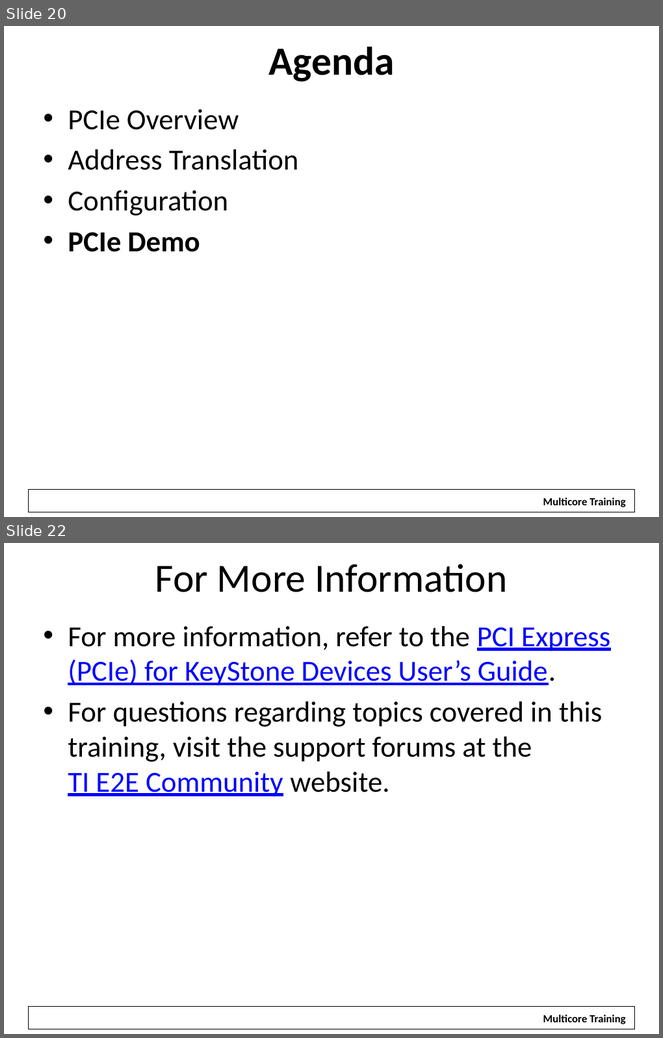
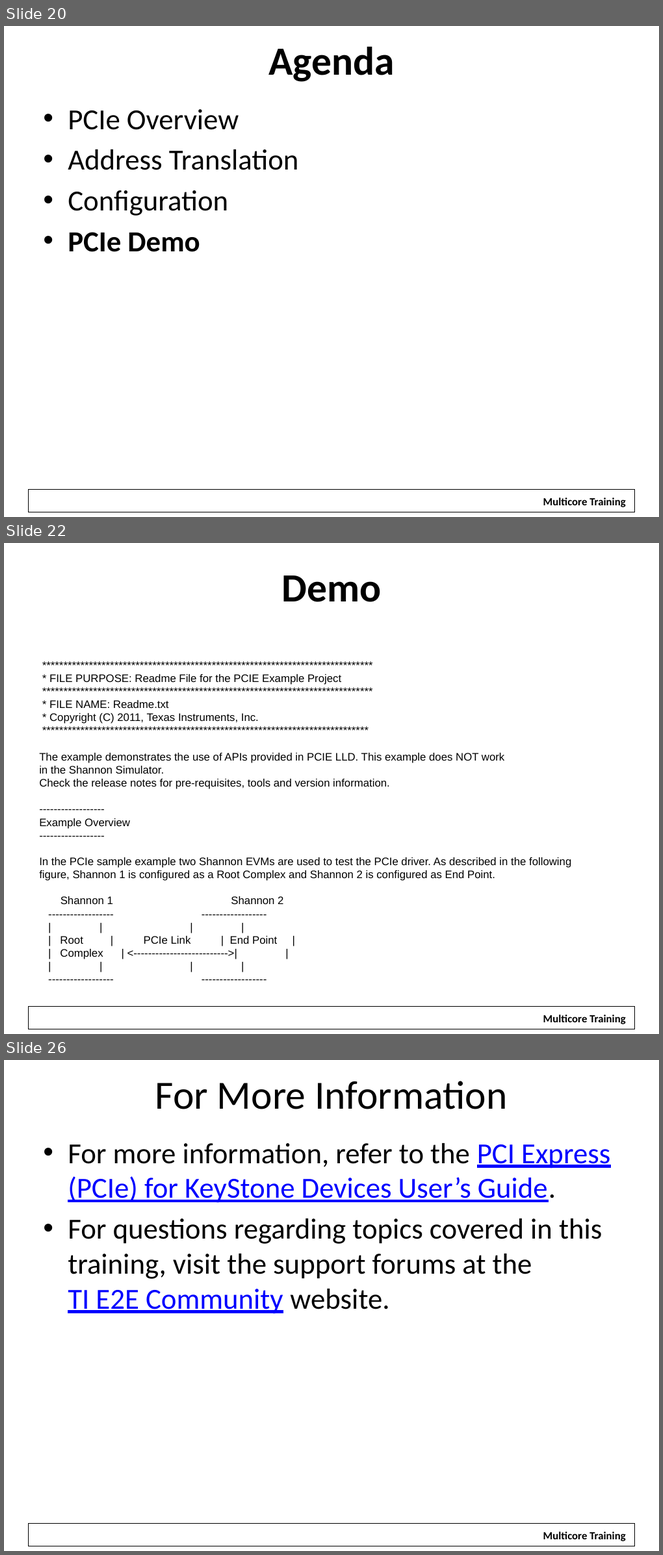
Before and after one commit to hari1989/keystone-workshop, a slide deck: slides/KeyStone PCI Express.pptx. Shown one above the other, each under a label of ours: slides 20 and 22 before the commit, slides 20, 22 and 26 after it; the slides between them are not shown. The pictures are 663x1038 and 663x1555 pixels, drawn with LibreOffice and Linux fonts; fonts in the diff are those of the drawing; background and template pictures are left out. Boxes give left, top, right and bottom in pixels: in the first picture for what was removed or moved away, otherwise in the second. Text is boxed around its words. In the diff, an @@ line names an element or a change of style, - is before the commit and + after.

Commit message:
Adding example readme file

```diff
--- a/slides/KeyStone PCI Express.pptx
+++ b/slides/KeyStone PCI Express.pptx
@@ slide 22 added at (x1=4, y1=543, x2=659, y2=1034), background #FFFFFF; not listed: 2 template elements that a slide beside it also shows @@
@@ title added at (x1=282, y1=575, x2=381, y2=602), 44 pt, text #000000, bold @@
+Demo
@@ text added at (x1=39, y1=674, x2=571, y2=960), 12 pt, text #000000 @@
+******************************************************************************
+* FILE PURPOSE: Readme File for the PCIE Example Project
+******************************************************************************
+* FILE NAME: Readme.txt
+* Copyright (C) 2011, Texas Instruments, Inc.
+*****************************************************************************
+The example demonstrates the use of APIs provided in PCIE LLD. This example does NOT work
+in the Shannon Simulator.
+Check the release notes for pre-requisites, tools and version information.
+------------------
+Example Overview
+------------------
+In the PCIe sample example two Shannon EVMs are used to test the PCIe driver. As described in the following figure, Shannon 1 is configured as a Root Complex and Shannon 2 is configured as End Point.
+Shannon 1 Shannon 2
+------------------ ------------------
+| | | |
+| Root | PCIe Link | End Point |
+| Complex | <-------------------------->| |
+| | | |
+------------------ ------------------
@@ what was slide 22 is now slide 26 @@
```
Also in this commit, not shown: 1 slide changed, 3 other slides added.
